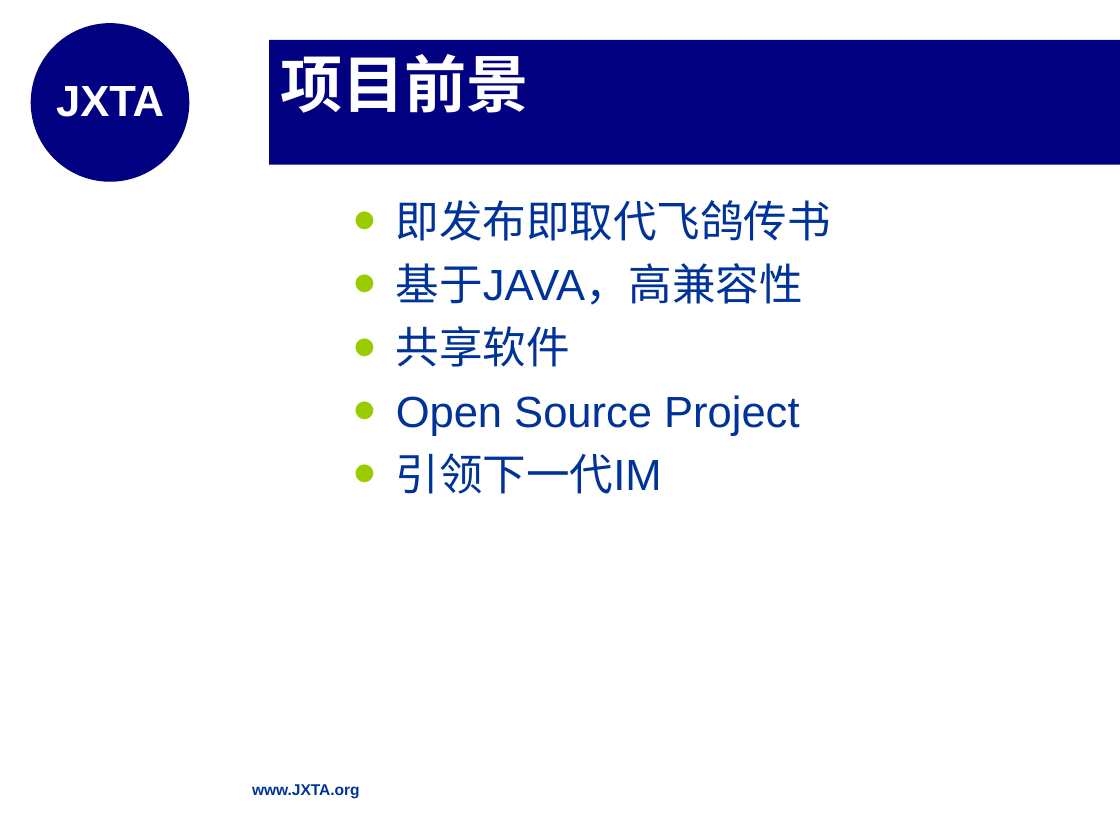
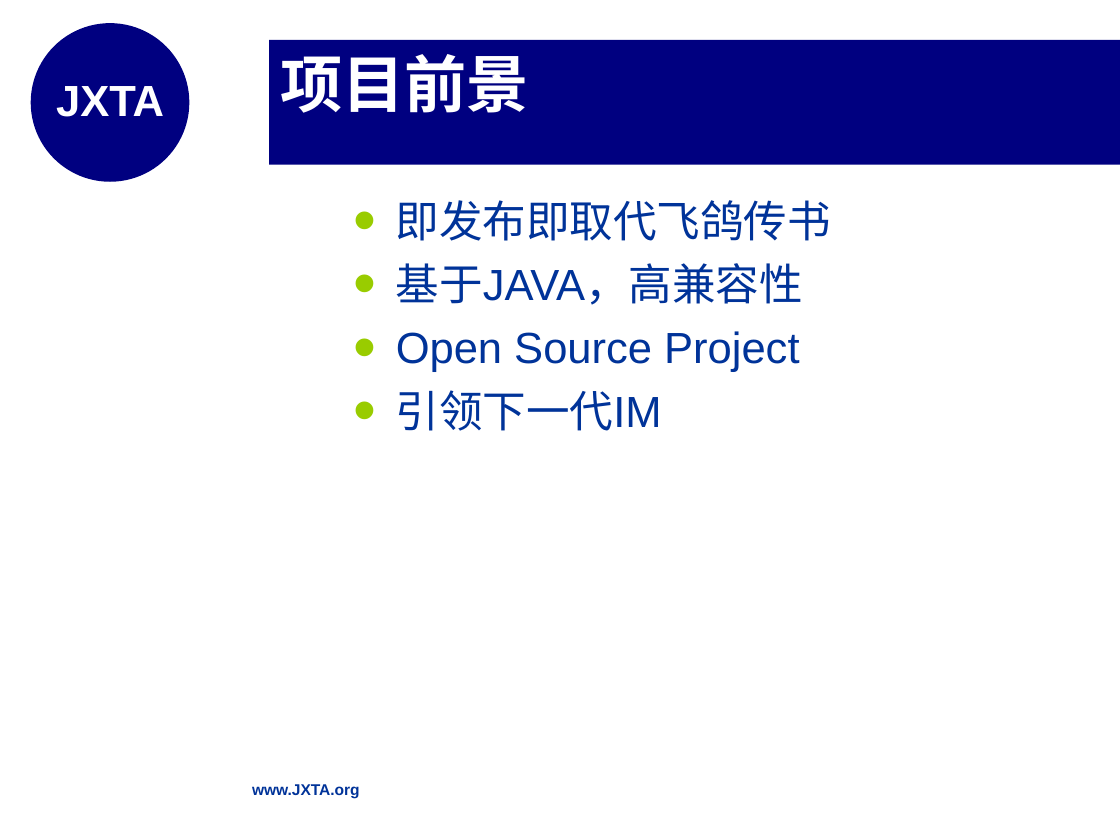
Before and after one commit to shanboli/finalprojectdocbackup, a slide deck: slide 28 of 1.0/李善博毕设答辩.ppt (slide 25 before the commit). Drawn at 1120x840 pixels with LibreOffice and Linux fonts; fonts in the diff are those of the drawing; background and template pictures are left out. Boxes give left, top, right and bottom in pixels: in the first picture for what was removed or moved away, otherwise in the second. Text is boxed around its words. In the diff, an @@ line names an element or a change of style, - is before the commit and + after.

```diff
--- a/1.0/李善博毕设答辩.ppt
+++ b/1.0/李善博毕设答辩.ppt
@@ text at (x1=396, y1=326, x2=570, y2=367): paragraph removed @@
-• 共享软件
```
Also in this commit, not shown: 12 other slides changed, 13 slides added, 8 slides removed.
